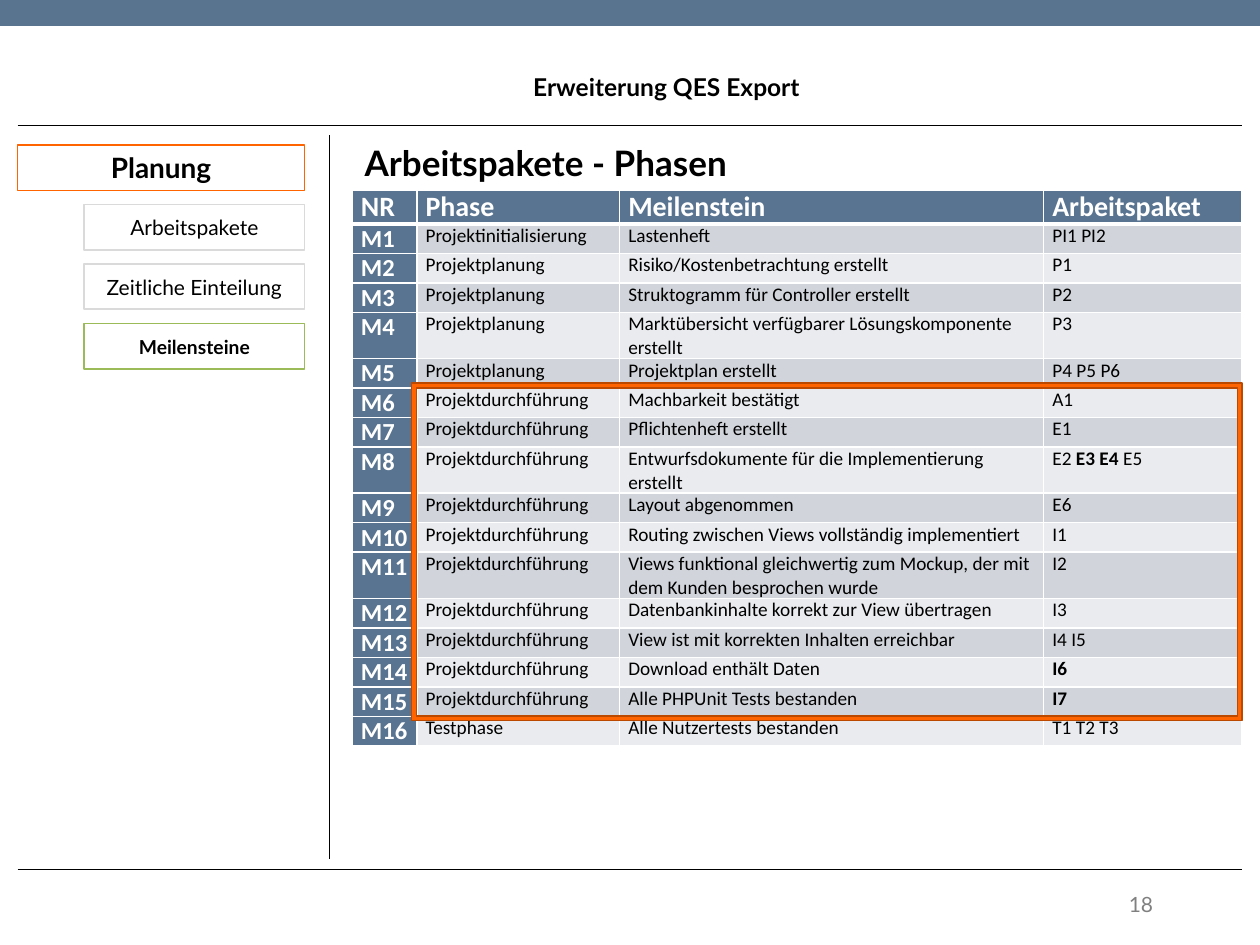
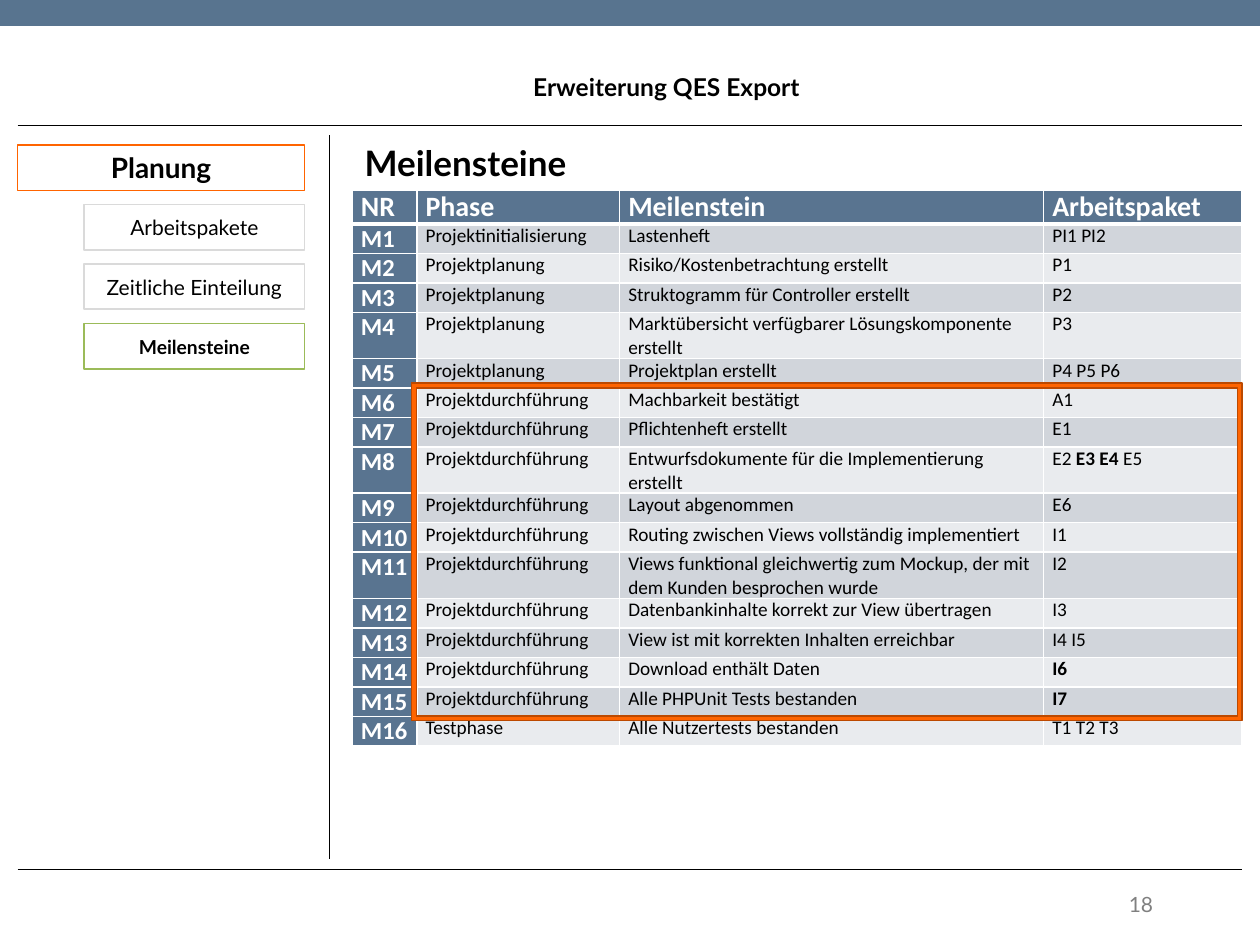
Before and after one commit to TwoHorus/dbExelExportLaravel, a slide deck: slide 18 of DOC/Fachgespraech.pptx. Drawn at 1260x945 pixels with LibreOffice and Linux fonts; fonts in the diff are those of the drawing; background and template pictures are left out. Boxes give left, top, right and bottom in pixels: in the first picture for what was removed or moved away, otherwise in the second. Text is boxed around its words. In the diff, an @@ line names an element or a change of style, - is before the commit and + after.

```diff
--- a/DOC/Fachgespraech.pptx
+++ b/DOC/Fachgespraech.pptx
@@ text at [365, 150, 567, 177]: text changed @@
-Arbeitspakete - Phasen
+Meilensteine
```
Also in this commit, not shown: 3 other slides changed, 1 slide removed.
